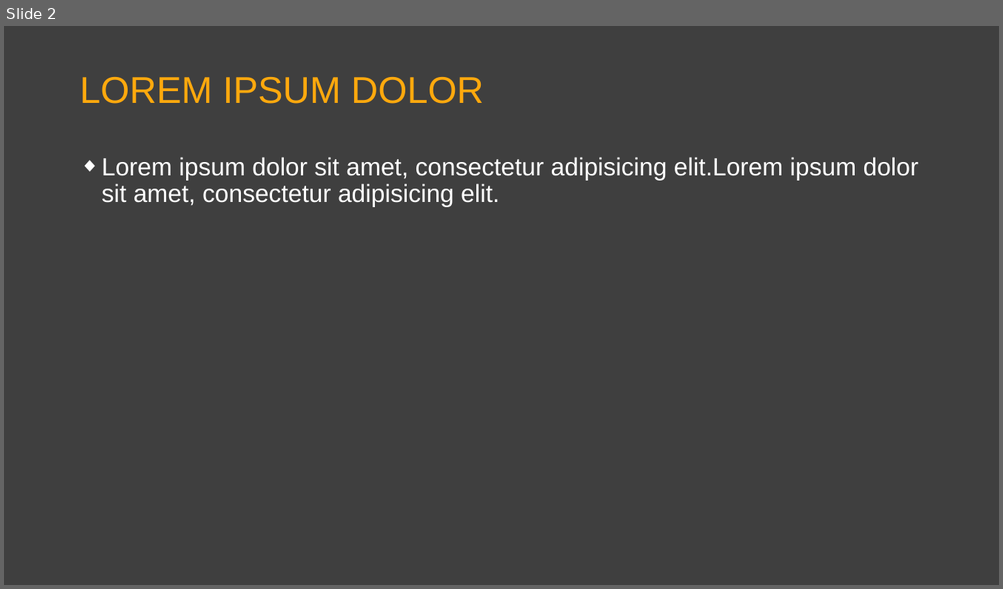
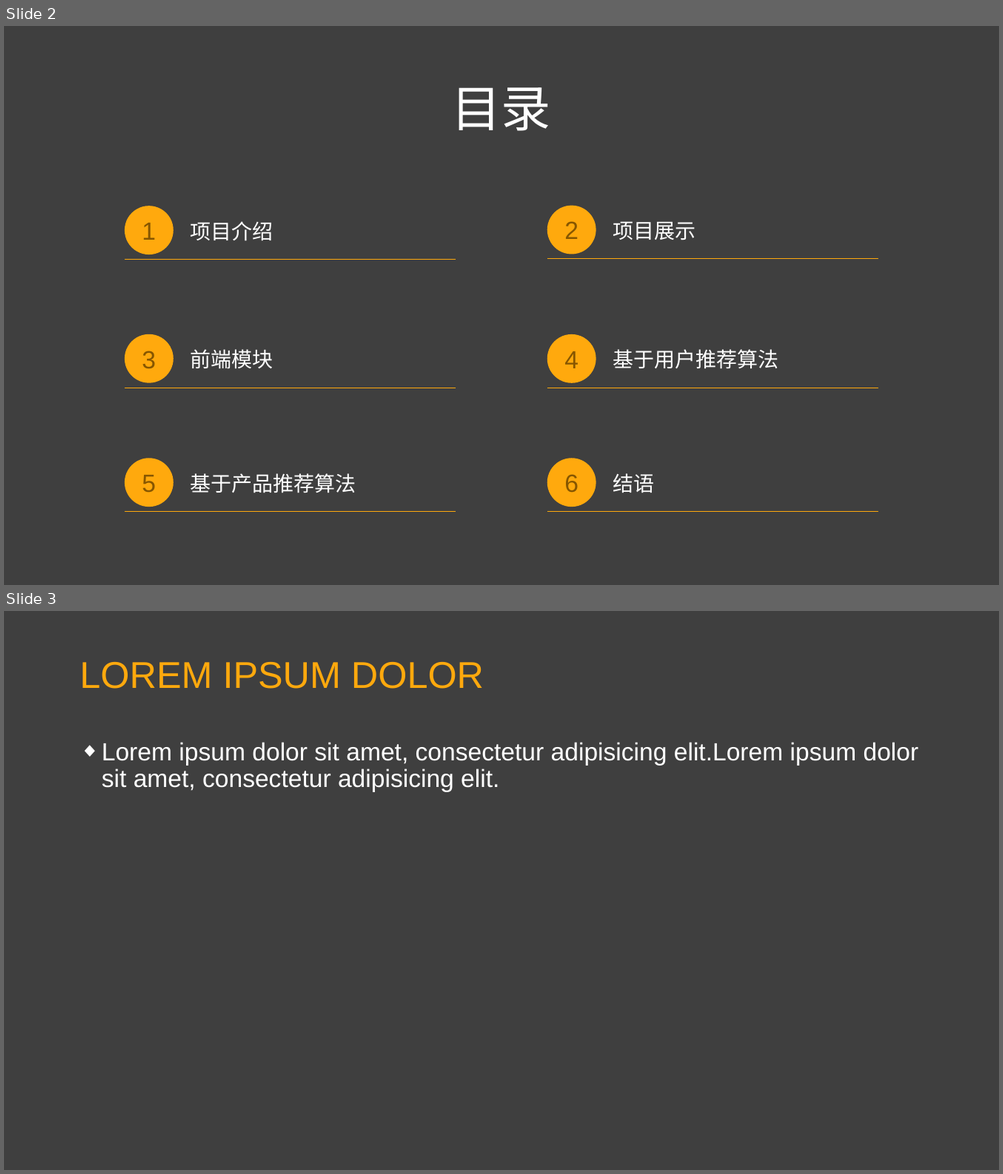
Before and after one commit to bigDataMLProject/Shrimp_hust, a slide deck: Shrimp_hust.pptx. Shown one above the other, each under a label of ours: slide 2 before the commit, slides 2 and 3 after it. The pictures are 1003x589 and 1003x1174 pixels, drawn with LibreOffice and Linux fonts; fonts in the diff are those of the drawing; background and template pictures are left out. Boxes give left, top, right and bottom in pixels: in the first picture for what was removed or moved away, otherwise in the second. Text is boxed around its words. In the diff, an @@ line names an element or a change of style, - is before the commit and + after.

```diff
--- a/Shrimp_hust.pptx
+++ b/Shrimp_hust.pptx
@@ slide 2 added at (4,26,999,585), background picture (left out) @@
@@ text added at (452,87,551,131), 48 pt, text #FFFFFF @@
+目录
@@ ellipse added at (125,206,173,255), fill #FFA90D, 24 pt, text #865600 @@
+1
@@ text added at (190,221,273,241), 20 pt, text #FFFFFF @@
+项目介绍
@@ ellipse added at (547,206,596,255), fill #FFA90D, 24 pt, text #865600 @@
+2
@@ text added at (612,221,695,241), 20 pt, text #FFFFFF @@
+项目展示
@@ line added from (125, 260) to (455, 260), #FFA90D 0.5 pt @@
@@ line added from (547, 259) to (879, 259), #FFA90D 0.5 pt @@
@@ ellipse added at (125,334,173,383), fill #FFA90D, 24 pt, text #865600 @@
+3
@@ ellipse added at (547,335,596,383), fill #FFA90D, 24 pt, text #865600 @@
+4
@@ text added at (190,349,273,369), 20 pt, text #FFFFFF @@
+前端模块
@@ text added at (612,349,778,369), 20 pt, text #FFFFFF @@
+基于用户推荐算法
@@ line added from (125, 388) to (455, 388), #FFA90D 0.5 pt @@
@@ line added from (547, 388) to (879, 388), #FFA90D 0.5 pt @@
@@ ellipse added at (125,459,173,507), fill #FFA90D, 24 pt, text #865600 @@
+5
@@ ellipse added at (547,459,596,507), fill #FFA90D, 24 pt, text #865600 @@
+6
@@ text added at (190,474,356,494), 20 pt, text #FFFFFF @@
+基于产品推荐算法
@@ text added at (612,474,654,494), 20 pt, text #FFFFFF @@
+结语
@@ line added from (125, 511) to (455, 511), #FFA90D 0.5 pt @@
@@ line added from (547, 511) to (879, 511), #FFA90D 0.5 pt @@
@@ what was slide 2 is now slide 3 @@
```
Also in this commit, not shown: 1 other slide added, 7 slides removed, 1 other file.
